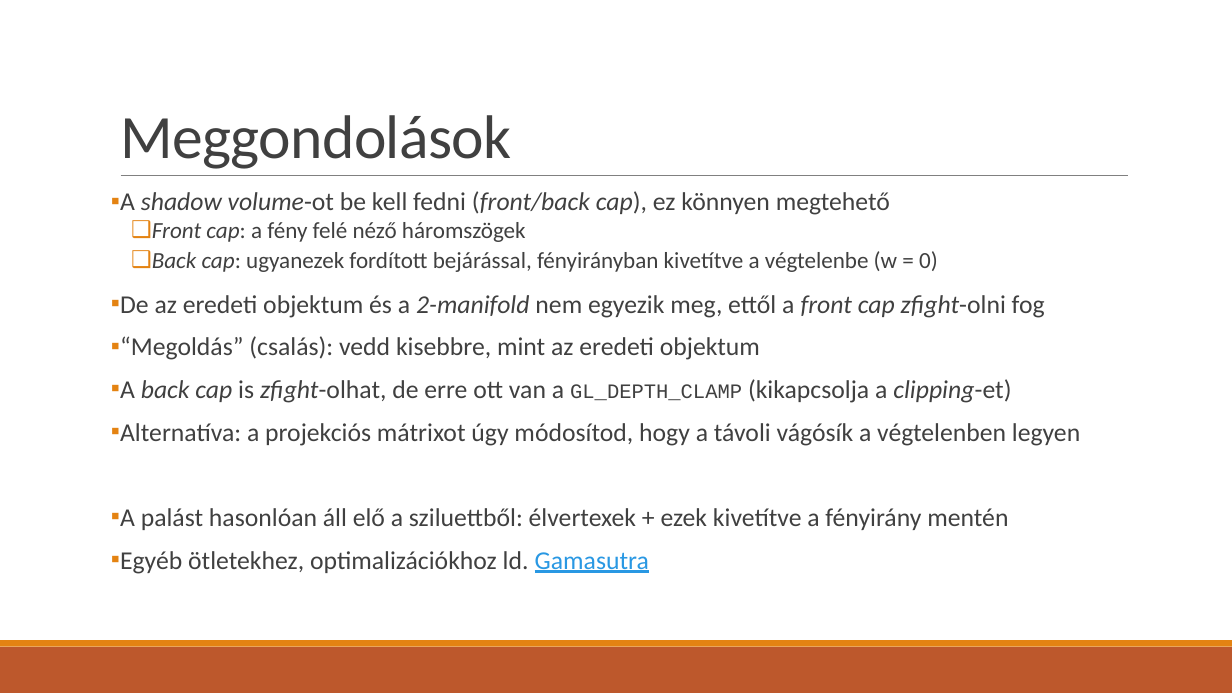
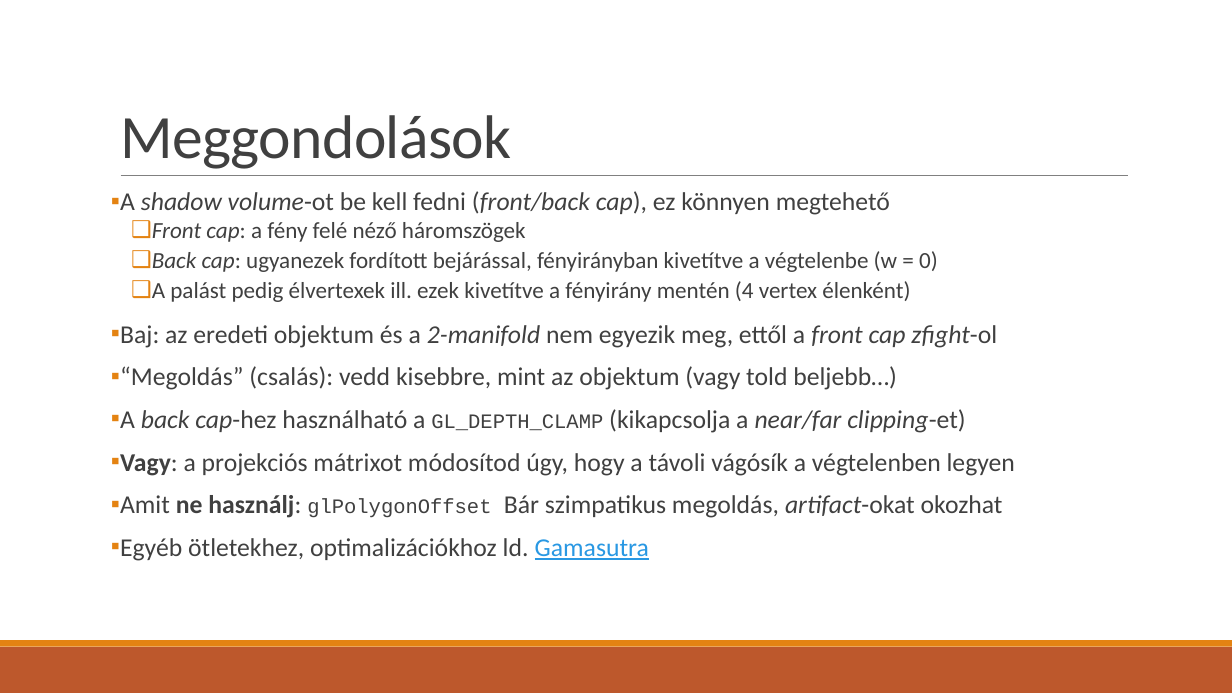
Before and after one commit to asylum2010/Asylum-s-ELTE-Exercises, a slide deck: slide 5 of GFX_EA_01.pptx. Drawn at 1232x693 pixels with LibreOffice and Linux fonts; fonts in the diff are those of the drawing. Boxes give left, top, right and bottom in pixels: in the first picture for what was removed or moved away, otherwise in the second. Text is boxed around its words. In the diff, an @@ line names an element or a change of style, - is before the commit and + after.

```diff
--- a/GFX_EA_01.pptx
+++ b/GFX_EA_01.pptx
@@ text at (x1=120, y1=281, x2=1015, y2=518): text changed @@
-▪ De az eredeti objektum és a 2-manifold nem egyezik meg, ettől a front cap zfight-olni fog
-▪ “Megoldás” (csalás): vedd kisebbre, mint az eredeti objektum
-▪ A back cap is zfight-olhat, de erre ott van a GL_DEPTH_CLAMP (kikapcsolja a clipping-et)
-▪ Alternatíva: a projekciós mátrixot úgy módosítod, hogy a távoli vágósík a végtelenben legyen
-▪ A palást hasonlóan áll elő a sziluettből: élvertexek + ezek kivetítve a fényirány mentén
+  ❑ A palást pedig élvertexek ill. ezek kivetítve a fényirány mentén (4 vertex élenként)
+▪ Baj: az eredeti objektum és a 2-manifold nem egyezik meg, ettől a front cap zfight-ol
+▪ “Megoldás” (csalás): vedd kisebbre, mint az objektum (vagy told beljebb…)
+▪ A back cap-hez használható a GL_DEPTH_CLAMP (kikapcsolja a near/far clipping-et)
+▪ Vagy: a projekciós mátrixot módosítod úgy, hogy a távoli vágósík a végtelenben legyen
+▪ Amit ne használj: glPolygonOffset Bár szimpatikus megoldás, artifact-okat okozhat
```
Also in this commit, not shown: 2 other slides changed, 1 slide added.
